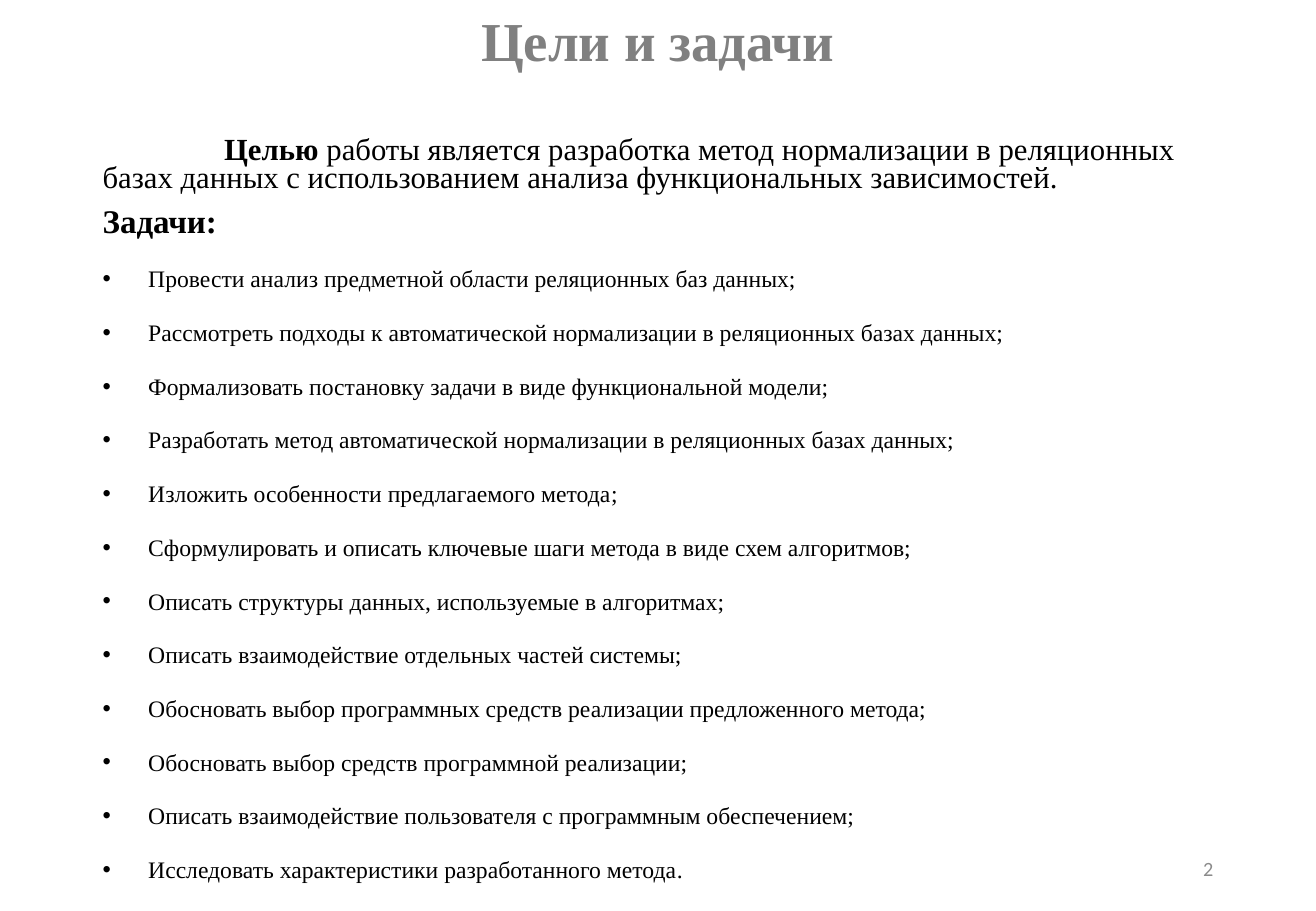
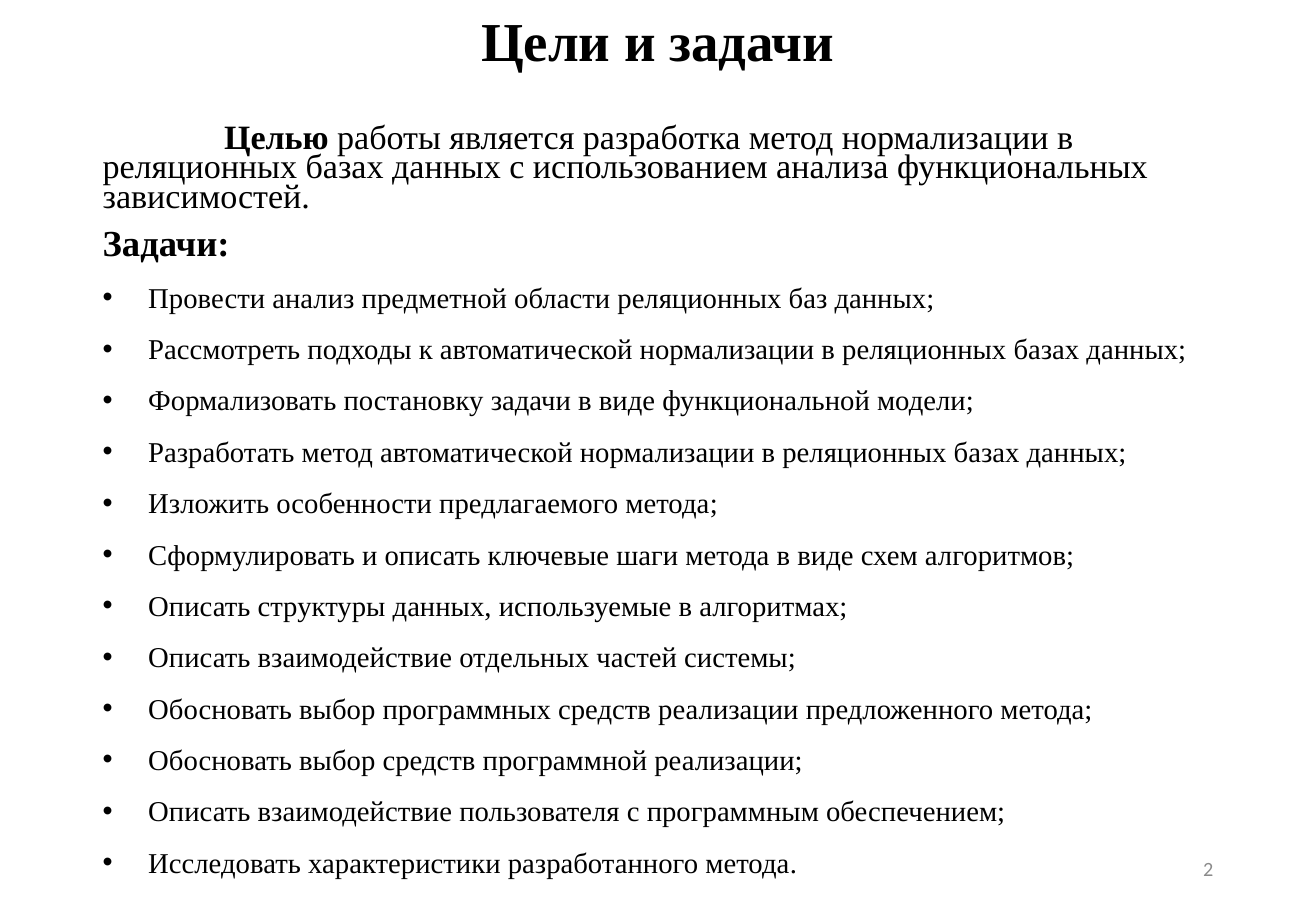
Before and after one commit to sampletext117/auto_normalization, a slide deck: slide 2 of main.pptx. Drawn at 1316x911 pixels with LibreOffice and Linux fonts; fonts in the diff are those of the drawing. Boxes give left, top, right and bottom in pixels: in the first picture for what was removed or moved away, otherwise in the second. Text is boxed around its words. In the diff, an @@ line names an element or a change of style, - is before the commit and + after.

```diff
--- a/main.pptx
+++ b/main.pptx
@@ title "Цели и задачи" at [481,25,835,72]: text colour #808080 to #000000 @@
@@ text "Целью работы является разработка метод ...": place and size @@
-text "Целью работы является разработка метод ..." at [103,138,1175,883]
+text "Целью работы является разработка метод ..." at [103,124,1186,879]
@@ text "Целью работы является разработка метод ..." at [103,124,1186,879]: size 18.2 to 20.1 pt in "Целью работы является разработка метод нормализации в ..."; size 19.6 to 21.7 pt in "Задачи:"; size 14 to 17.1 pt in "Провести анализ предметной области реляционных баз данных;", "Рассмотреть подходы к автоматической нормализации в реляцион ...", "Формализовать постановку задачи в виде функциональной модели ...", "Разработать метод автоматической нормализации в реляционных  ..." and 8 more places; line spacing 1.3 to 1 @@
```
Also in this commit, not shown: 4 other slides changed, 4 slides added, 5 slides removed, 6 other files.
